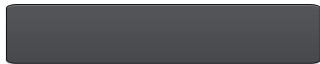
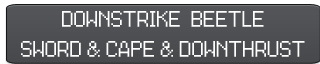
Layered file, before and after one edit (320px x 64px). Changes by layer:
showed group "setting trick" (36 layers) over [21, 11, 305, 57]
renamed "DOWNSTRIKE BEETLE SWORD & CAPE & DOWNTRUST" to "DOWNSTRIKE BEETLE SWORD & CAPE & DOWNTHRUST", showed it, painted on it over [21, 11, 305, 57]
